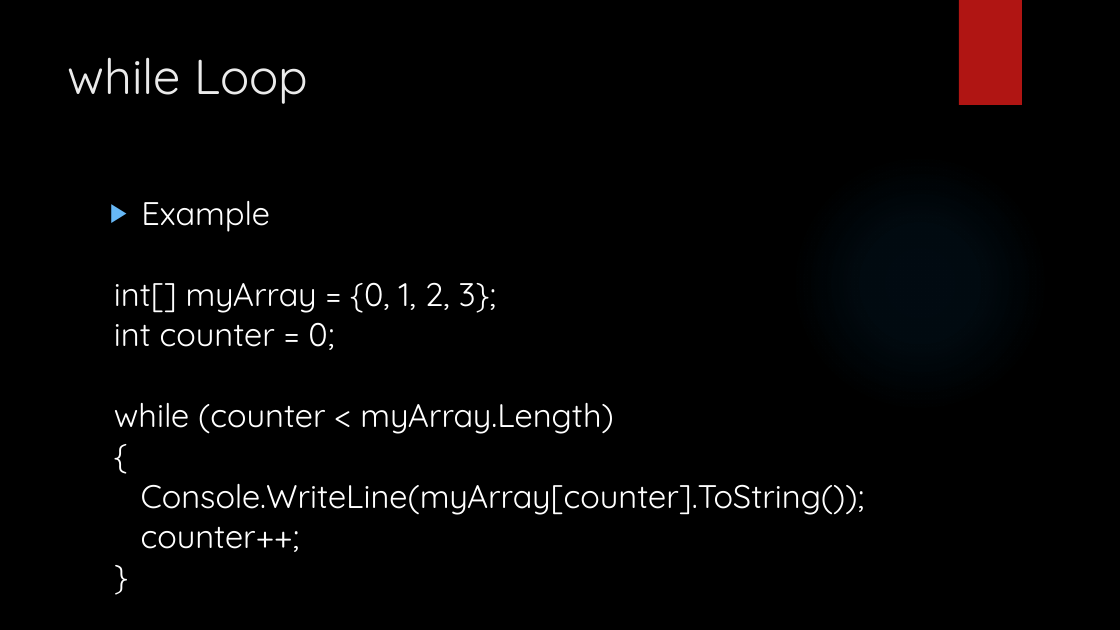
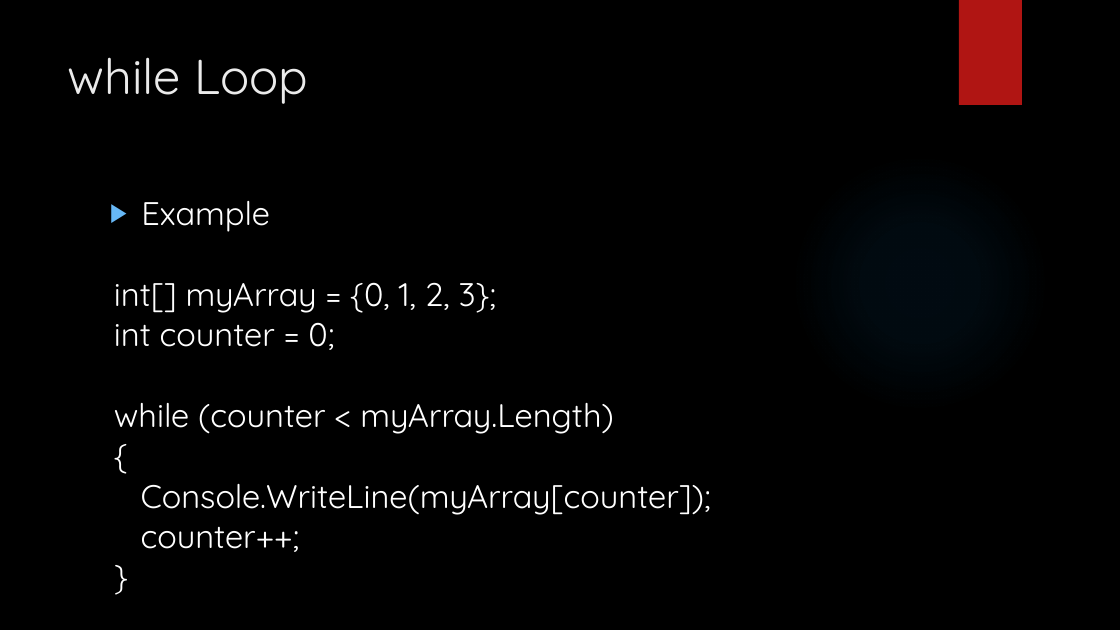
Before and after one commit to LogolsLLC/Logols-May2018, a slide deck: slide 32 of Slides/02_C#_TrainingPlan.pptx. Drawn at 1120x630 pixels with LibreOffice and Linux fonts; fonts in the diff are those of the drawing; background and template pictures are left out. Boxes give left, top, right and bottom in pixels: in the first picture for what was removed or moved away, otherwise in the second. Text is boxed around its words. In the diff, an @@ line names an element or a change of style, - is before the commit and + after.

```diff
--- a/Slides/02_C#_TrainingPlan.pptx
+++ b/Slides/02_C#_TrainingPlan.pptx
@@ text at (141,484,711,515): text changed @@
-Console.WriteLine(myArray[counter].ToString());
+Console.WriteLine(myArray[counter]);
```
Also in this commit, not shown: 8 other slides changed, 12 other files.
